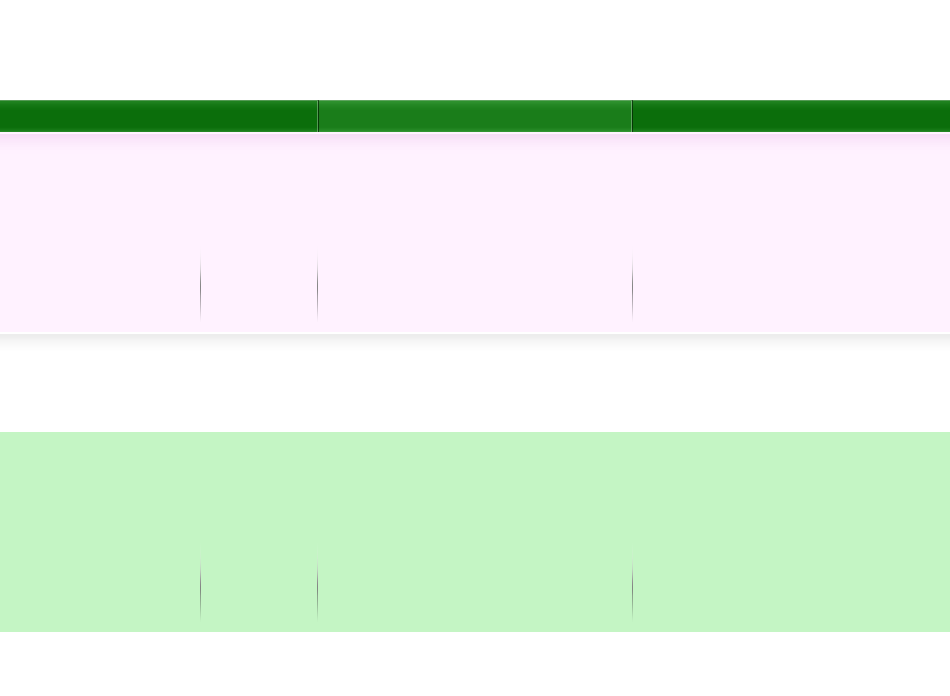
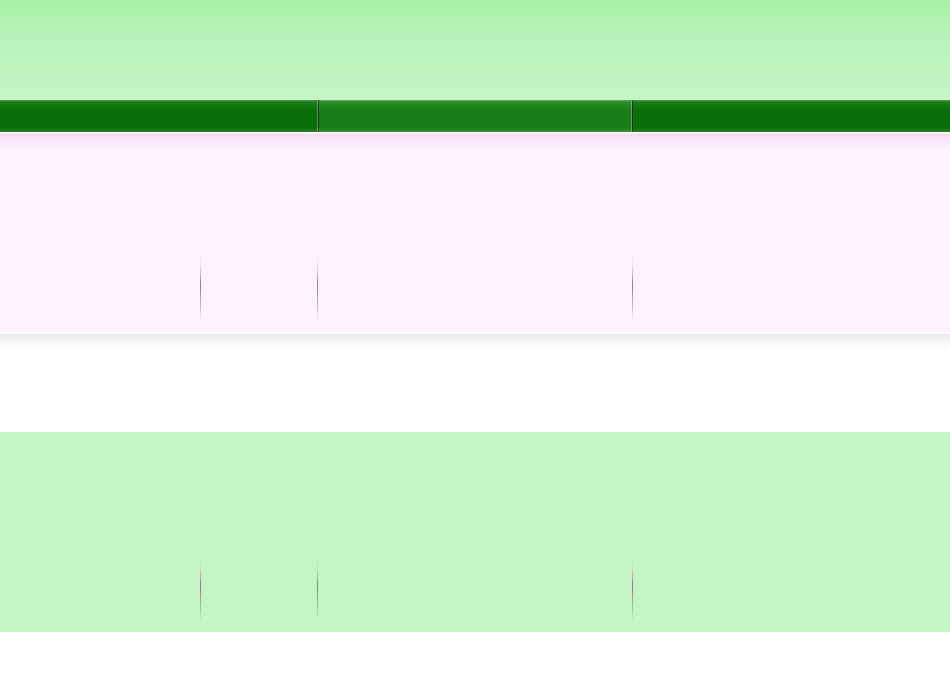
Layered file, before and after one edit (950x696). Changes by layer:
painted on "header" over [0, 0, 950, 100]
